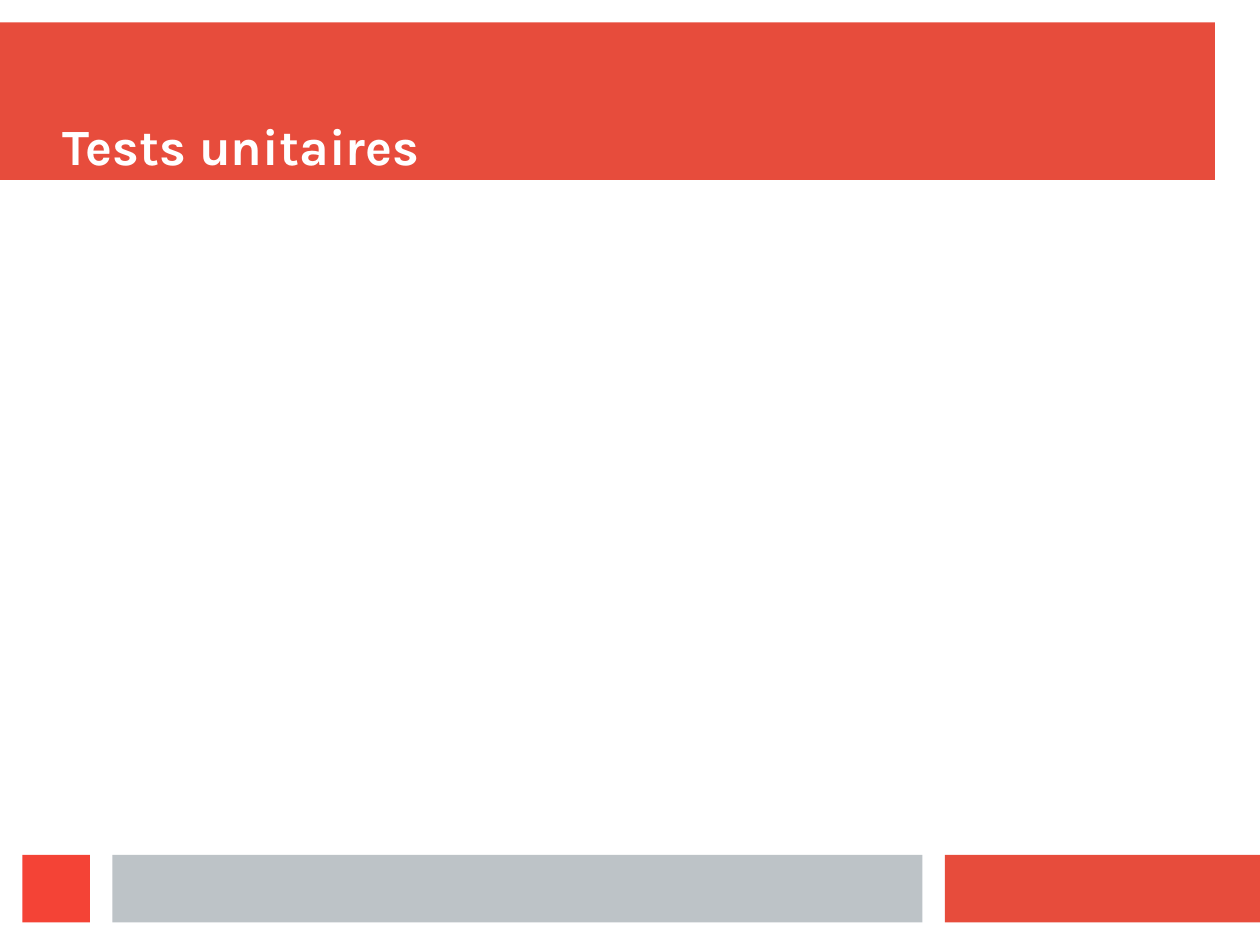
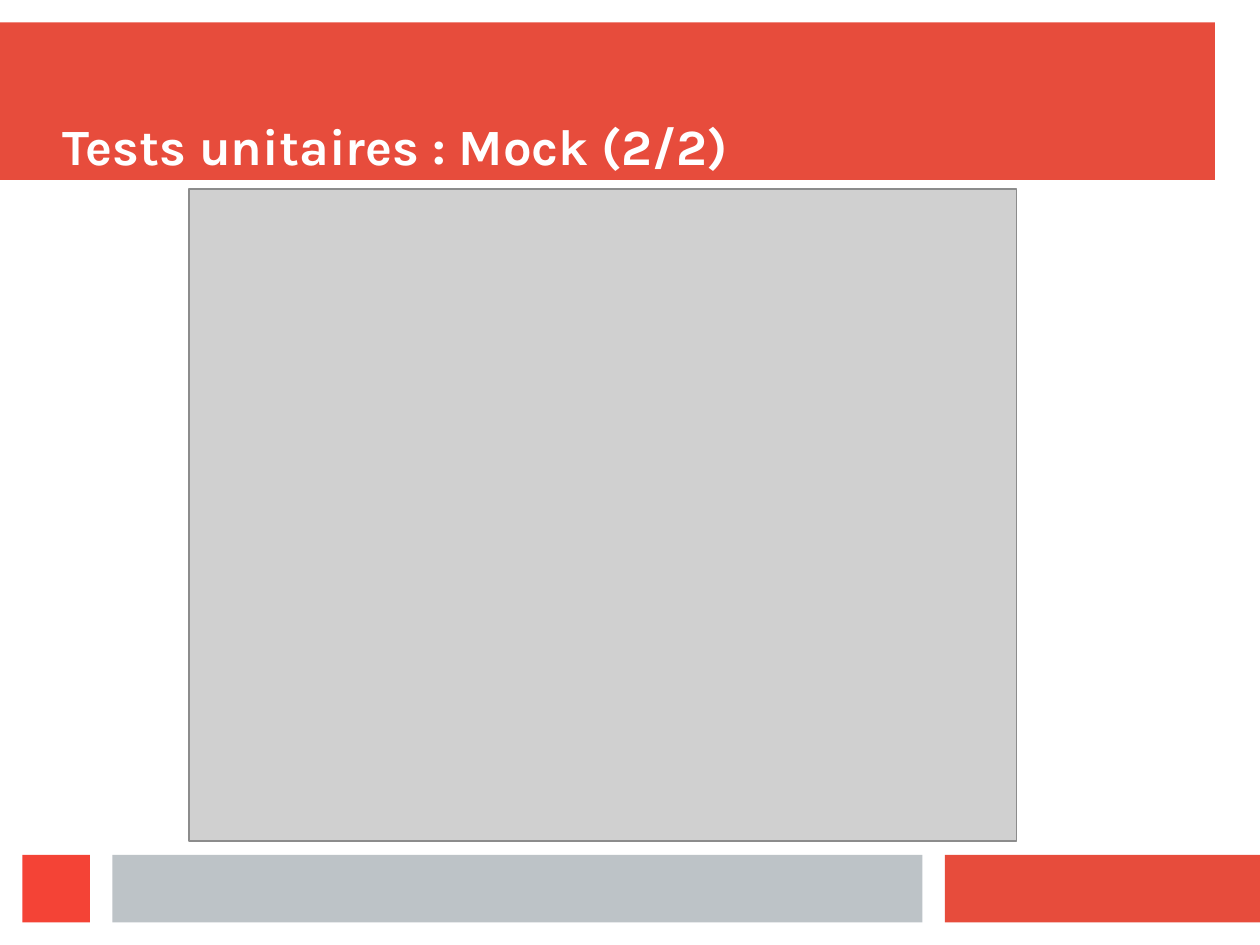
Before and after one commit to Wanbli83470/P7_ESTIVAL_THOMAS, a slide deck: slide 10 of SLIDE.odp (slide 9 before the commit). Drawn at 1260x945 pixels with LibreOffice and Linux fonts; fonts in the diff are those of the drawing; grey boxes stand for pictures. Boxes give left, top, right and bottom in pixels: in the first picture for what was removed or moved away, otherwise in the second. Text is boxed around its words. In the diff, an @@ line names an element or a change of style, - is before the commit and + after.

```diff
--- a/SLIDE.odp
+++ b/SLIDE.odp
@@ title at (63,127,728,171): text changed @@
-Tests unitaires
+Tests unitaires : Mock (2/2)
@@ picture added at (189,189,1016,840) @@
```
Also in this commit, not shown: 3 other slides changed, 1 slide added.
